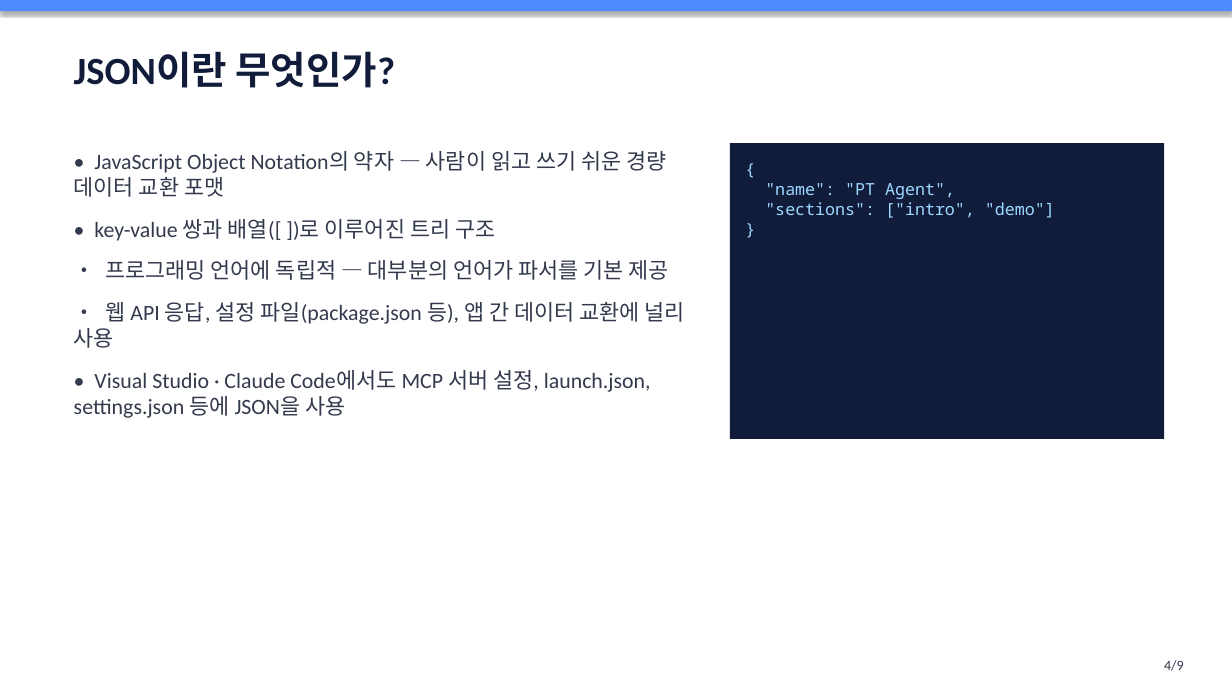
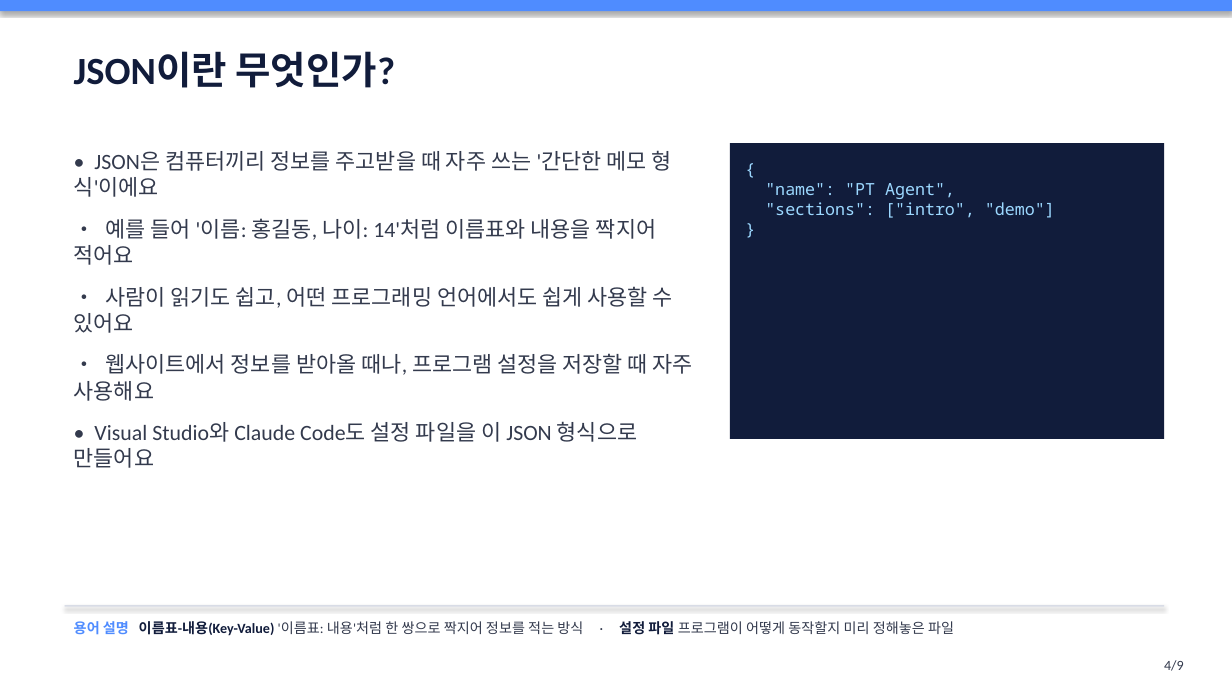
Before and after one commit to oysking55-ctrl/pt-agent, a slide deck: slide 4 of docs/01-visual-studio-agent/slides.pptx. Drawn at 1232x693 pixels with LibreOffice and Linux fonts; fonts in the diff are those of the drawing. Boxes give left, top, right and bottom in pixels: in the first picture for what was removed or moved away, otherwise in the second. Text is boxed around its words. In the diff, an @@ line names an element or a change of style, - is before the commit and + after.

```diff
--- a/docs/01-visual-studio-agent/slides.pptx
+++ b/docs/01-visual-studio-agent/slides.pptx
@@ text at bbox=[74, 150, 693, 468]: text changed @@
-• JavaScript Object Notation의 약자 — 사람이 읽고 쓰기 쉬운 경량 데이터 교환 포맷
-• key-value 쌍과 배열([ ])로 이루어진 트리 구조
-• 프로그래밍 언어에 독립적 — 대부분의 언어가 파서를 기본 제공
-• 웹 API 응답, 설정 파일(package.json 등), 앱 간 데이터 교환에 널리 사용
-• Visual Studio · Claude Code에서도 MCP 서버 설정, launch.json, settings.json 등에 JSON을 사용
+• JSON은 컴퓨터끼리 정보를 주고받을 때 자주 쓰는 '간단한 메모 형식'이에요
+• 예를 들어 '이름: 홍길동, 나이: 14'처럼 이름표와 내용을 짝지어 적어요
+• 사람이 읽기도 쉽고, 어떤 프로그래밍 언어에서도 쉽게 사용할 수 있어요
+• 웹사이트에서 정보를 받아올 때나, 프로그램 설정을 저장할 때 자주 사용해요
+• Visual Studio와 Claude Code도 설정 파일을 이 JSON 형식으로 만들어요
@@ rectangle added at bbox=[65, 605, 1165, 607], fill #D8DCE6 @@
@@ text added at bbox=[74, 621, 954, 636], 11 pt, text #333A4D @@
+용어 설명 이름표-내용(Key-Value) '이름표: 내용'처럼 한 쌍으로 짝지어 정보를 적는 방식 · 설정 파일 프로그램이 어떻게 동작할지 미리 정해놓은 파일
```
Also in this commit, not shown: 7 other slides changed, 1 slide added, 1 slide removed, 5 other files.
